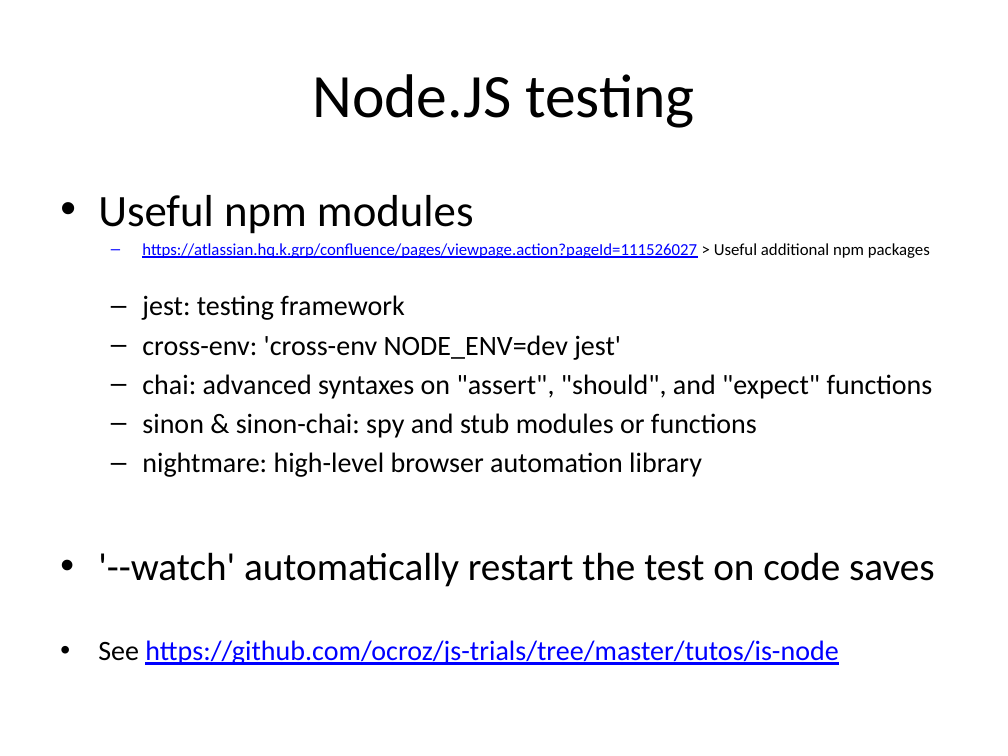
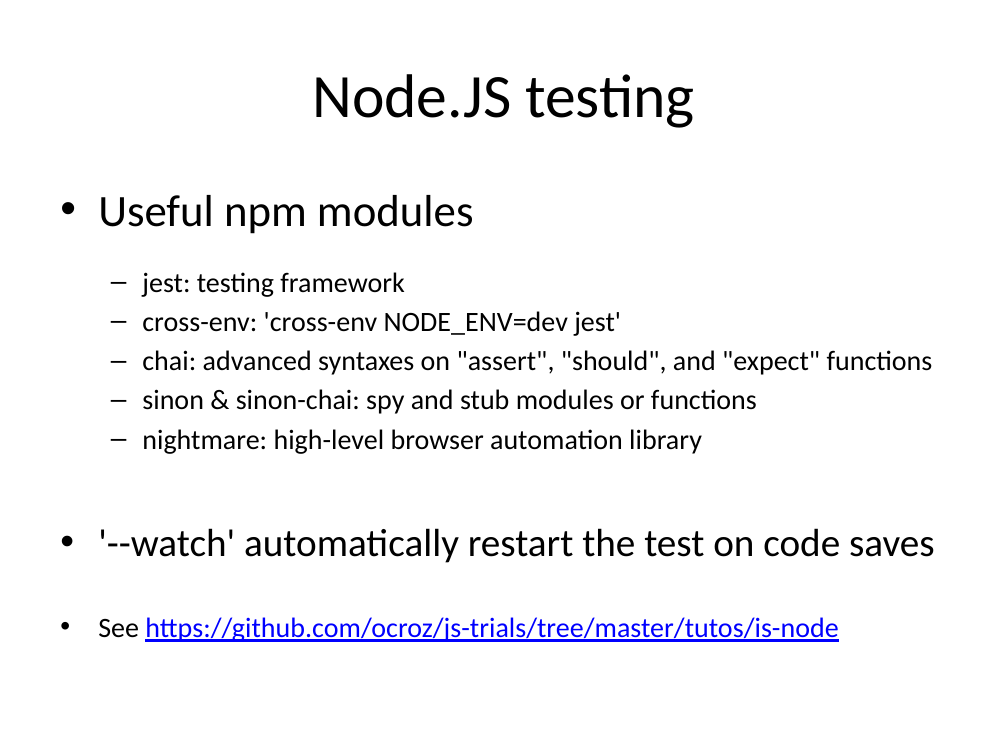
Before and after one commit to ocroz/js-trials, a slide deck: slide 17 of studies/node/Node-JS-presentation.pptx (slide 16 before the commit). Drawn at 1008x756 pixels with LibreOffice and Linux fonts; fonts in the diff are those of the drawing. Boxes give left, top, right and bottom in pixels: in the first picture for what was removed or moved away, otherwise in the second. Text is boxed around its words. In the diff, an @@ line names an element or a change of style, - is before the commit and + after.

```diff
--- a/studies/node/Node-JS-presentation.pptx
+++ b/studies/node/Node-JS-presentation.pptx
@@ text at (x1=142, y1=243, x2=930, y2=258): paragraph removed @@
-  – https://atlassian.hq.k.grp/confluence/pages/viewpage.action?pageId=111526027 > Useful additional npm packages
```
Also in this commit, not shown: 6 other slides changed, 1 slide added.
